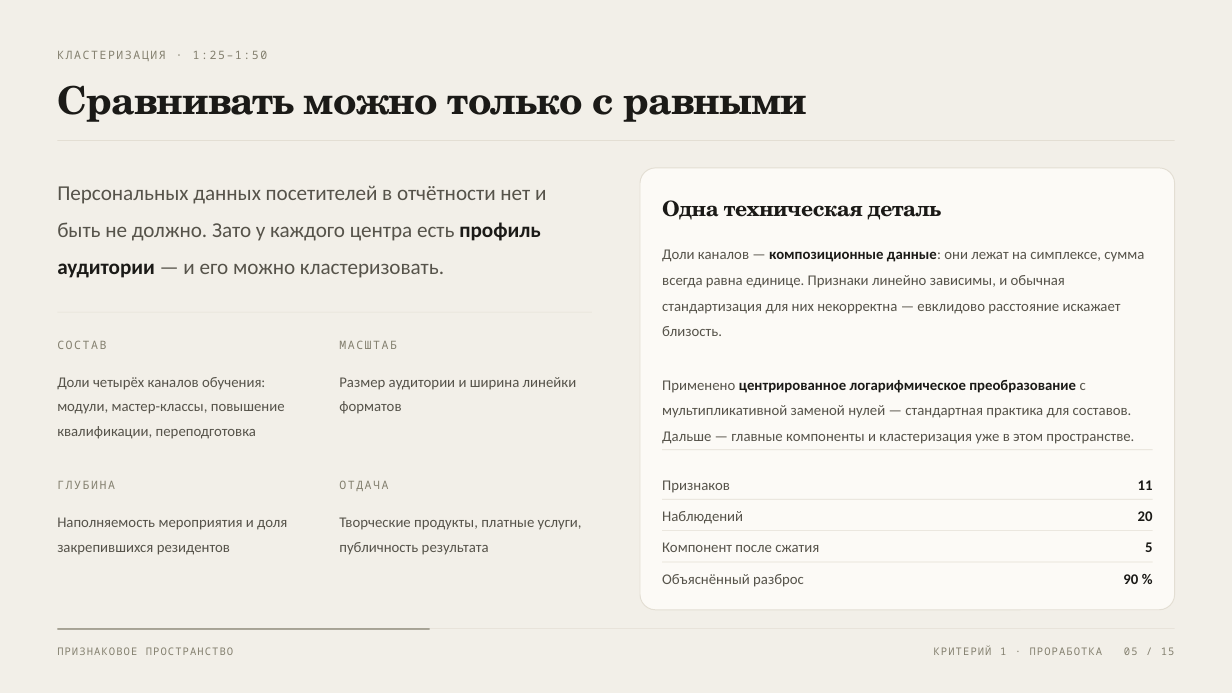
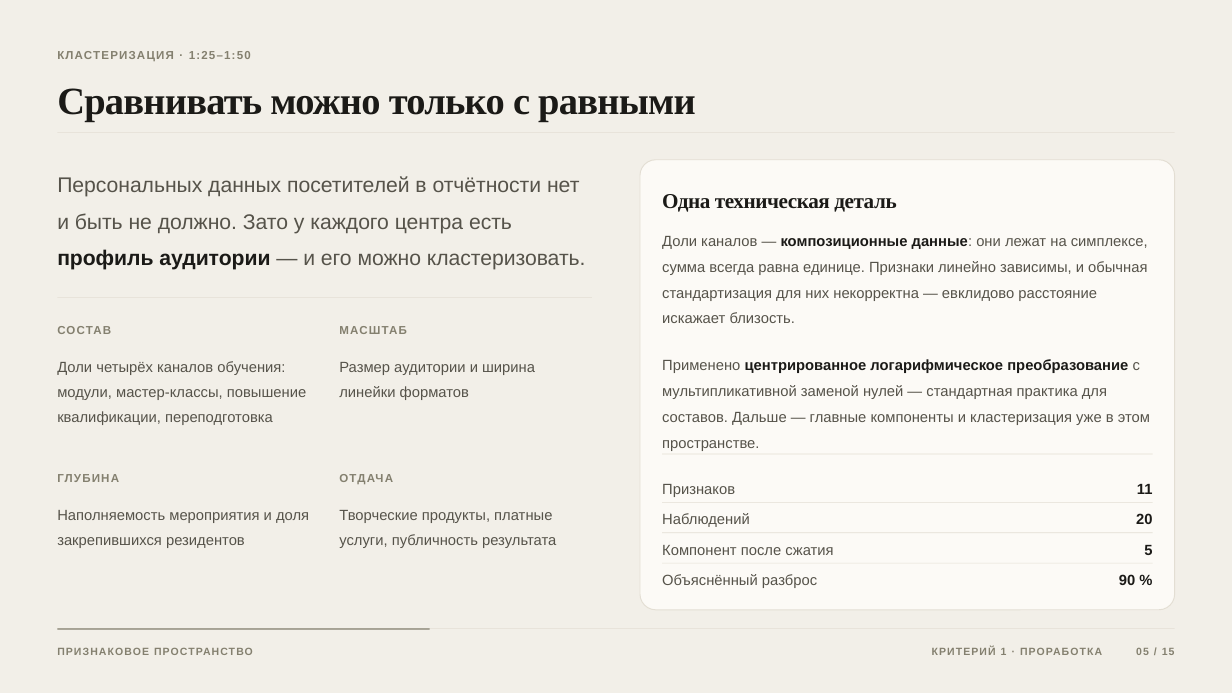
Before and after one commit to justririll/hakaton-kek, a slide deck: slide 5 of presentation/vitdashboard-7min.pptx. Drawn at 1232x693 pixels with LibreOffice and Linux fonts; fonts in the diff are those of the drawing. Boxes give left, top, right and bottom in pixels: in the first picture for what was removed or moved away, otherwise in the second. Text is boxed around its words. In the diff, an @@ line names an element or a change of style, - is before the commit and + after.

```diff
--- a/presentation/vitdashboard-7min.pptx
+++ b/presentation/vitdashboard-7min.pptx
@@ text "Сравнивать можно только с равными" at (x1=57, y1=88, x2=695, y2=122): font TeX Gyre Schola to Times New Roman @@
@@ 2 texts, 1 rectangle moved together from (x1=57, y1=140, x2=1175, y2=491) to (x1=57, y1=132, x2=1175, y2=488) @@
@@ text "Персональных данных посетителей в отчётности ..." moved from (x1=57, y1=185, x2=546, y2=278) to (x1=57, y1=176, x2=586, y2=270) @@
@@ rounded rectangle resized from (x1=640, y1=168, x2=1176, y2=610) to (x1=640, y1=160, x2=1176, y2=610) @@
@@ text "Одна техническая деталь" at (x1=662, y1=194, x2=896, y2=212): font TeX Gyre Schola to Times New Roman @@
@@ text "Доли каналов — композиционные данные: ..." moved from (x1=662, y1=249, x2=1144, y2=336) to (x1=662, y1=236, x2=1148, y2=323) @@
@@ text "СОСТАВ" moved from (x1=57, y1=340, x2=106, y2=349) to (x1=57, y1=323, x2=310, y2=340) @@
@@ font Noto Sans Mono to Arial, letter spacing 1.2 to 0.9 pt, bold on in 5 elements at (x1=189, y1=51, x2=251, y2=59), (x1=57, y1=471, x2=310, y2=488), (x1=339, y1=471, x2=592, y2=488), (x1=57, y1=323, x2=310, y2=340), (x1=339, y1=323, x2=592, y2=340) @@
@@ text "МАСШТАБ" moved from (x1=339, y1=340, x2=397, y2=349) to (x1=339, y1=323, x2=592, y2=340) @@
@@ font Calibri to Arial in 15 elements at (x1=662, y1=574, x2=817, y2=588), (x1=1119, y1=575, x2=1135, y2=585), (x1=662, y1=545, x2=833, y2=555), (x1=1144, y1=545, x2=1152, y2=555), (x1=662, y1=513, x2=750, y2=527), (x1=1136, y1=513, x2=1152, y2=524), (x1=662, y1=484, x2=735, y2=497), (x1=1137, y1=484, x2=1153, y2=494), (x1=57, y1=510, x2=309, y2=548), (x1=339, y1=510, x2=556, y2=548), (x1=57, y1=176, x2=586, y2=270), (x1=662, y1=359, x2=1150, y2=451), (x1=662, y1=236, x2=1148, y2=323), (x1=339, y1=362, x2=535, y2=400), (x1=57, y1=361, x2=306, y2=425) @@
@@ text "Доли четырёх каналов обучения: модули, ..." moved from (x1=57, y1=377, x2=285, y2=439) to (x1=57, y1=361, x2=306, y2=425) @@
@@ text "Размер аудитории и ширина линейки ..." moved from (x1=339, y1=377, x2=577, y2=414) to (x1=339, y1=362, x2=535, y2=400) @@
@@ text "Применено центрированное логарифмическое преобразование с ..." moved from (x1=662, y1=380, x2=1134, y2=444) to (x1=662, y1=359, x2=1150, y2=451) @@
@@ rectangle moved from (x1=663, y1=450, x2=1153, y2=451) to (x1=663, y1=454, x2=1153, y2=455) @@
@@ text "Наполняемость мероприятия и доля закрепившихся ..." moved from (x1=57, y1=517, x2=287, y2=555) to (x1=57, y1=510, x2=309, y2=548) @@
@@ text "Творческие продукты, платные услуги, публичность ..." moved from (x1=339, y1=517, x2=582, y2=555) to (x1=339, y1=510, x2=556, y2=548) @@
@@ font Noto Sans Mono to Arial, bold on in 3 elements at (x1=57, y1=645, x2=1175, y2=661), (x1=1136, y1=648, x2=1175, y2=655), (x1=1001, y1=648, x2=1007, y2=655) @@
```
Also in this commit, not shown: 14 other slides changed, 7 other files.
